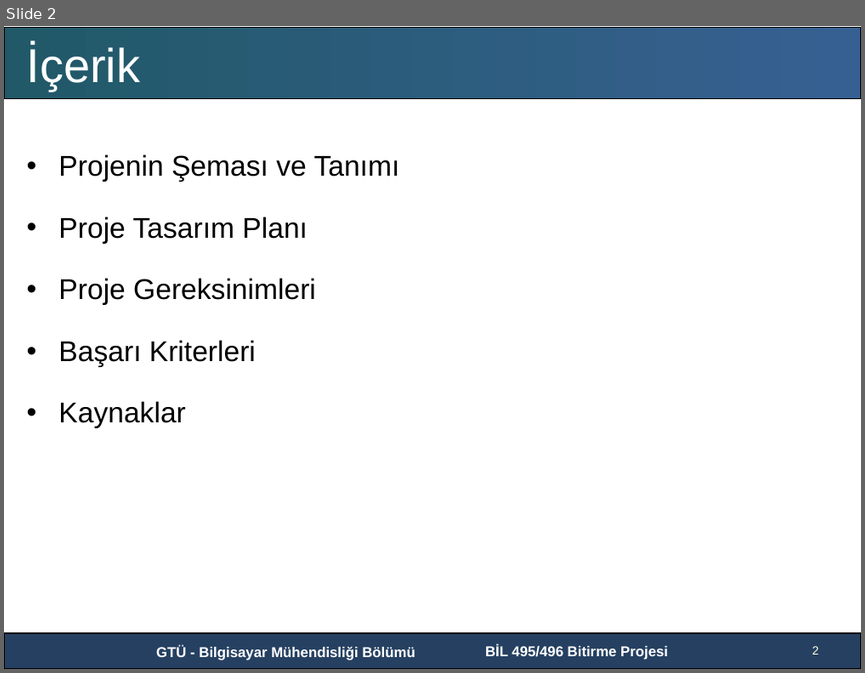
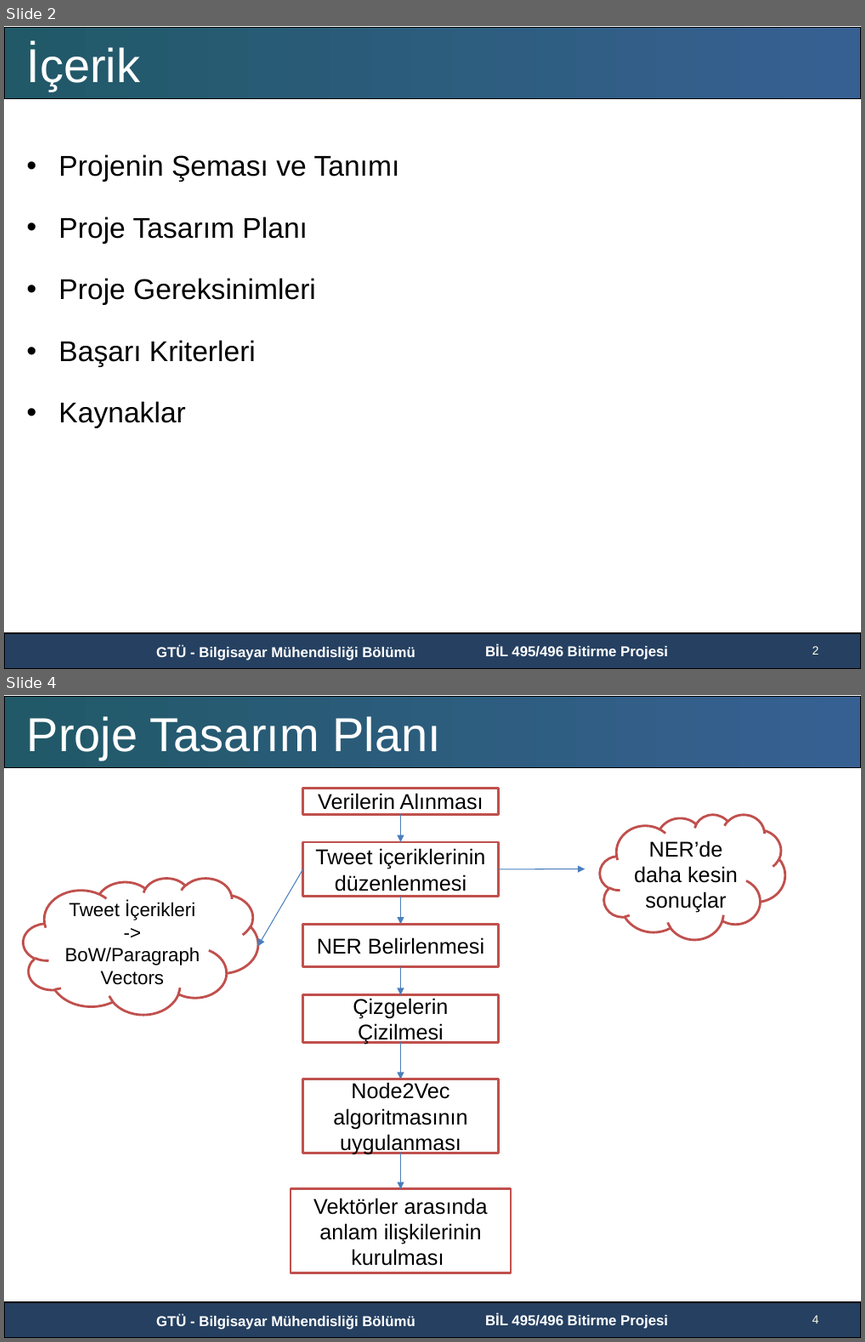
Before and after one commit to GTU-Projects/CSE496_Node2Vec_2018, a slide deck: Presentations/Presentation1.pptx. Shown one above the other, each under a label of ours: slide 2 before the commit, slides 2 and 4 after it; the slides between them are not shown. The pictures are 865x673 and 865x1342 pixels, drawn with LibreOffice and Linux fonts; fonts in the diff are those of the drawing; background and template pictures are left out. Boxes give left, top, right and bottom in pixels: in the first picture for what was removed or moved away, otherwise in the second. Text is boxed around its words. In the diff, an @@ line names an element or a change of style, - is before the commit and + after.

```diff
--- a/Presentations/Presentation1.pptx
+++ b/Presentations/Presentation1.pptx
@@ slide 4 added at <box>4,695,861,1338</box>, background #FFFFFF; not listed: 4 template elements that a slide beside it also shows @@
@@ text added at <box>27,716,441,759</box>, 40 pt, text #FFFFFF @@
+Proje Tasarım Planı
@@ rectangle added at <box>303,788,499,814</box>, fill #FFFFFF, outline #C0504D 2 pt, 18 pt, text #000000 @@
+Verilerin Alınması
@@ arrow added from (401, 814) to (401, 842), #4B7EBC 0.75 pt @@
@@ cloud added at <box>600,814,784,939</box>, fill #FFFFFF, outline #C0504D 2 pt, 18 pt, text #000000 @@
+NER’de daha kesin sonuçlar
@@ rectangle added at <box>303,842,499,896</box>, fill #FFFFFF, outline #C0504D 2 pt, 18 pt, text #000000 @@
+Tweet içeriklerinin düzenlenmesi
@@ arrow added from (303, 869) to (257, 946), #4B7EBC 0.75 pt @@
@@ arrow added from (499, 869) to (585, 869), #4B7EBC 0.75 pt @@
@@ cloud added at <box>24,878,258,1014</box>, fill #FFFFFF, outline #C0504D 2 pt, 16 pt, text #000000 @@
+Tweet İçerikleri -> BoW/Paragraph Vectors
@@ arrow added from (401, 896) to (401, 924), #4B7EBC 0.75 pt @@
@@ rectangle added at <box>303,924,499,967</box>, fill #FFFFFF, outline #C0504D 2 pt, 18 pt, text #000000 @@
+NER Belirlenmesi
@@ arrow added from (401, 967) to (401, 995), #4B7EBC 0.75 pt @@
@@ rectangle added at <box>303,995,499,1042</box>, fill #FFFFFF, outline #C0504D 2 pt, 18 pt, text #000000 @@
+Çizgelerin Çizilmesi
@@ arrow added from (401, 1042) to (401, 1079), #4B7EBC 0.75 pt @@
@@ rectangle added at <box>303,1079,499,1152</box>, fill #FFFFFF, outline #C0504D 2 pt, 18 pt, text #000000 @@
+Node2Vec algoritmasının uygulanması
@@ arrow added from (401, 1152) to (401, 1189), #4B7EBC 0.75 pt @@
@@ rectangle added at <box>290,1189,511,1272</box>, fill #FFFFFF, outline #C0504D 2 pt, 18 pt, text #000000 @@
+Vektörler arasında anlam ilişkilerinin kurulması
@@ page number added at <box>812,1315,819,1323</box>, 10 pt, text #FFFFE5 @@
+4
```
Also in this commit, not shown: 3 slides changed, 2 other slides added, 3 slides removed.
